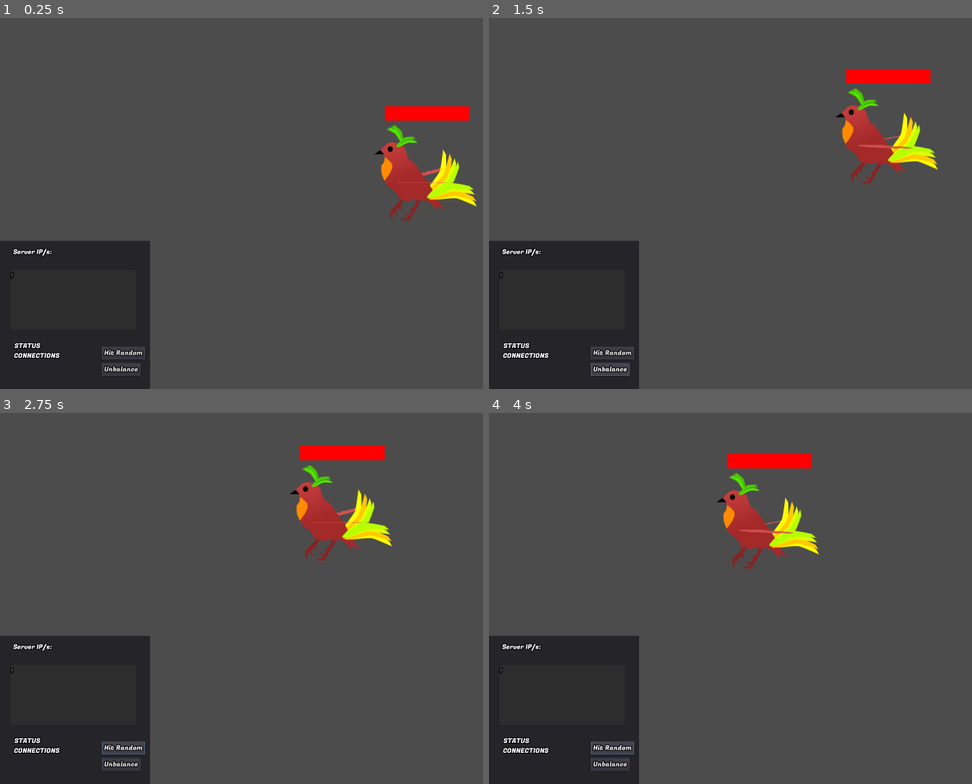
Above: before the commit, frames 1-4 (two rows, left to right).
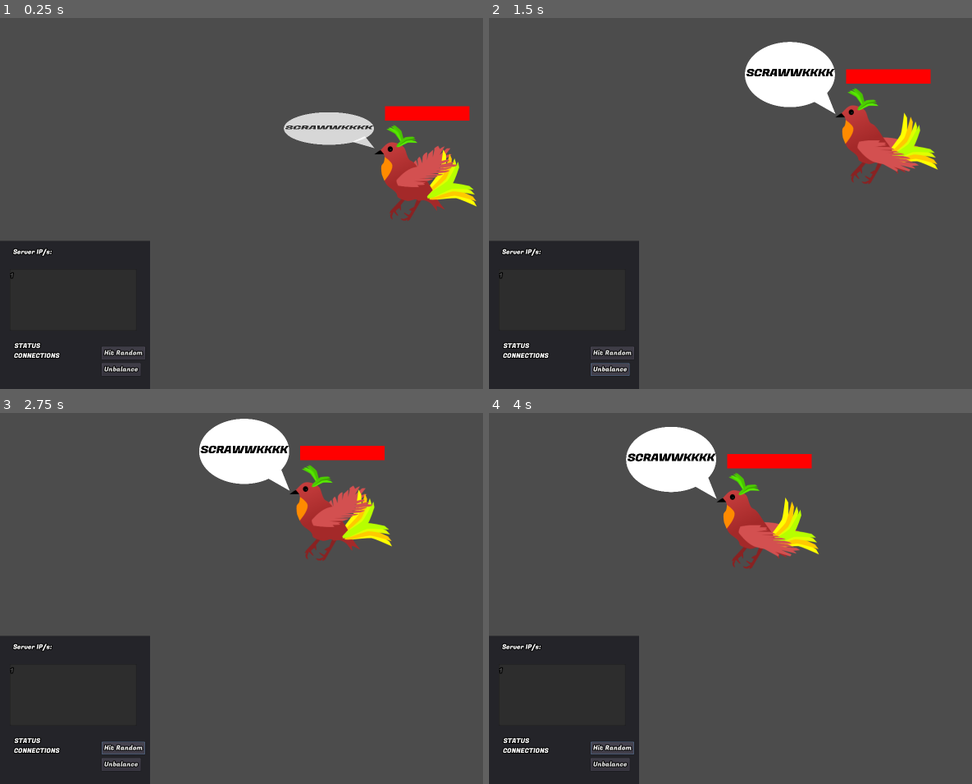
Above: after the commit, the same moments.

Repository: paralinguist/Chestral
Game: Godot game, scene res://ChestralServer.tscn
The game is run twice, just before and just after one commit, with the same random seed, the same clock (stepped at 60 frames per second) and the same inputs.
Inputs:
- Up to frame 1 (0.25 s): no input
- Up to frame 2 (1.5 s): click "Hit Random" at 0.5 s; click "Unbalance" at 1.25 s
- Up to frame 3 (2.75 s): click "Hit Random" at 2 s
- Up to frame 4 (4 s): click "Unbalance" at 2.75 s; click "Hit Random" at 3.5 s

The runs differ from the first frame. In frame 1, 2.0% of the frame differs, in the area x 58-95%, y 25-46%; in frame 2, 3.3%; in frame 3, 3.3%, in the area x 41-78%, y 1-31%; in frame 4, 3.3%.
Error in both runs: Division By Zero in operator '%'. (res://ChestralServer.gd:176)

Commit message:
Boss Speech
Forgot to add the same functionality for the boss oops
Fixed a minor flipping issue with the boss flap

Diff:
--- a/ChestralBoss.gd
+++ b/ChestralBoss.gd
@@ -10,6 +10,7 @@
 func _ready():
     $ProgressBar.max_value = misalignment
     $ProgressBar.value = misalignment
+    talk("SCRAWWKKKK")
 
 func realign(align_value):
     interference = interference - align_value
@@ -32,9 +33,14 @@
     var angle = TAU * ($CircleTimer.time_left/$CircleTimer.wait_time)
     var new_position = center + radius * Vector2(cos(angle), sin(angle)*0.65)
     if sin(angle) < 0:
-        scale.x = 1
+        $Sprite.scale.x = 1
+        $Speech.scale.x = -0.2
+        $Speech.position.x = -136
     else:
-        scale.x = -1
+        $Sprite.scale.x = -1
+        $Speech.scale.x = 0.2
+        $Speech.position.x = 136
+    $Speech/Bubble/Words.rect_scale.x = -$Sprite.scale.x
     return new_position
 
 
@@ -44,3 +50,7 @@
 #        $Sprite.animation = "Flap"
 #    else:
 #        $Sprite.animation = "Idle"
+
+func talk(words: String):
+    $Speech/Bubble/Words.text = words
+    $AnimationPlayer.play("Speech")
--- a/ChestralBoss.tscn
+++ b/ChestralBoss.tscn
@@ -31,6 +31,9 @@
 [ext_resource path="res://sprites/Bird/BirdFly_019.png" type="Texture" id=29]
 [ext_resource path="res://sprites/Bird/BirdFly_023.png" type="Texture" id=30]
 [ext_resource path="res://sprites/Bird/BirdFly_025.png" type="Texture" id=31]
+[ext_resource path="res://sprites/Speech/Stick.png" type="Texture" id=32]
+[ext_resource path="res://sprites/Speech/Bubble.png" type="Texture" id=33]
+[ext_resource path="res://ui_assets/FugazOne-Regular.ttf" type="DynamicFontData" id=34]
 
 [sub_resource type="SpriteFrames" id=3]
 animations = [ {
@@ -50,13 +53,66 @@
 [sub_resource type="StyleBoxFlat" id=2]
 bg_color = Color( 1, 0, 0, 1 )
 
+[sub_resource type="DynamicFont" id=9]
+size = 156
+extra_spacing_char = -6
+font_data = ExtResource( 34 )
+
+[sub_resource type="Animation" id=10]
+length = 0.001
+tracks/0/type = "bezier"
+tracks/0/path = NodePath("Speech:scale:y")
+tracks/0/interp = 1
+tracks/0/loop_wrap = true
+tracks/0/imported = false
+tracks/0/enabled = true
+tracks/0/keys = {
+"points": PoolRealArray( 0.2, -0.25, 0, 0.25, 0 ),
+"times": PoolRealArray( 0 )
+}
+tracks/1/type = "bezier"
+tracks/1/path = NodePath("Speech:modulate:a")
+tracks/1/interp = 1
+tracks/1/loop_wrap = true
+tracks/1/imported = false
+tracks/1/enabled = true
+tracks/1/keys = {
+"points": PoolRealArray( 1, -0.25, 0, 0.25, 0 ),
+"times": PoolRealArray( 0 )
+}
+
+[sub_resource type="Animation" id=11]
+resource_name = "Speech"
+length = 4.5
+tracks/0/type = "bezier"
+tracks/0/path = NodePath("Speech:scale:y")
+tracks/0/interp = 1
+tracks/0/loop_wrap = true
+tracks/0/imported = false
+tracks/0/enabled = true
+tracks/0/keys = {
+"points": PoolRealArray( 1e-05, -0.25, 0, 0.25, 0, 0.2, -0.25, 0, 0.25, 0, 0.2, -0.25, 0, 0.25, 0, 0, -0.25, 0, 0.25, 0 ),
+"times": PoolRealArray( 0, 0.5, 4, 4.5 )
+}
+tracks/1/type = "bezier"
+tracks/1/path = NodePath("Speech:modulate:a")
+tracks/1/interp = 1
+tracks/1/loop_wrap = true
+tracks/1/imported = false
+tracks/1/enabled = true
+tracks/1/keys = {
+"points": PoolRealArray( 0, -0.25, 0, 0.25, 0, 1, -0.25, 0, 0.25, 0, 1, -0.25, 0, 0.25, 0, 0, -0.25, 0, 0.25, 0 ),
+"times": PoolRealArray( 0, 0.4, 4.1, 4.5 )
+}
+
 [node name="ChestralBoss" type="Node2D"]
 script = ExtResource( 1 )
 
 [node name="Sprite" type="AnimatedSprite" parent="."]
+scale = Vector2( -1, 1 )
 frames = SubResource( 3 )
 animation = "Flap"
-frame = 9
+frame = 13
 playing = true
 
 [node name="ProgressBar" type="ProgressBar" parent="."]
@@ -80,4 +136,38 @@
 wait_time = 12.0
 autostart = true
 
+[node name="Speech" type="Sprite" parent="."]
+position = Vector2( 136, -73 )
+scale = Vector2( 0.2, 0.2 )
+z_index = 5
+texture = ExtResource( 32 )
+offset = Vector2( 80, -80 )
+flip_h = true
+
+[node name="Bubble" type="Sprite" parent="Speech"]
+position = Vector2( -50, -35 )
+texture = ExtResource( 33 )
+offset = Vector2( 549, -379 )
+
+[node name="Words" type="Label" parent="Speech/Bubble"]
+anchor_right = 1.0
+anchor_bottom = 1.0
+margin_top = -794.0
+margin_bottom = -794.0
+rect_min_size = Vector2( 1098, 794 )
+rect_scale = Vector2( 0.8, 0.8 )
+rect_pivot_offset = Vector2( 549, 397 )
+custom_colors/font_color = Color( 0, 0, 0, 1 )
+custom_fonts/font = SubResource( 9 )
+align = 1
+valign = 1
+autowrap = true
+__meta__ = {
+"_edit_use_anchors_": false
+}
+
+[node name="AnimationPlayer" type="AnimationPlayer" parent="."]
+anims/RESET = SubResource( 10 )
+anims/Speech = SubResource( 11 )
+
 [connection signal="timeout" from="Timer" to="." method="_on_Timer_timeout"]
Not shown: 1 places in ChestralBoss.tscn that only renumber resources
